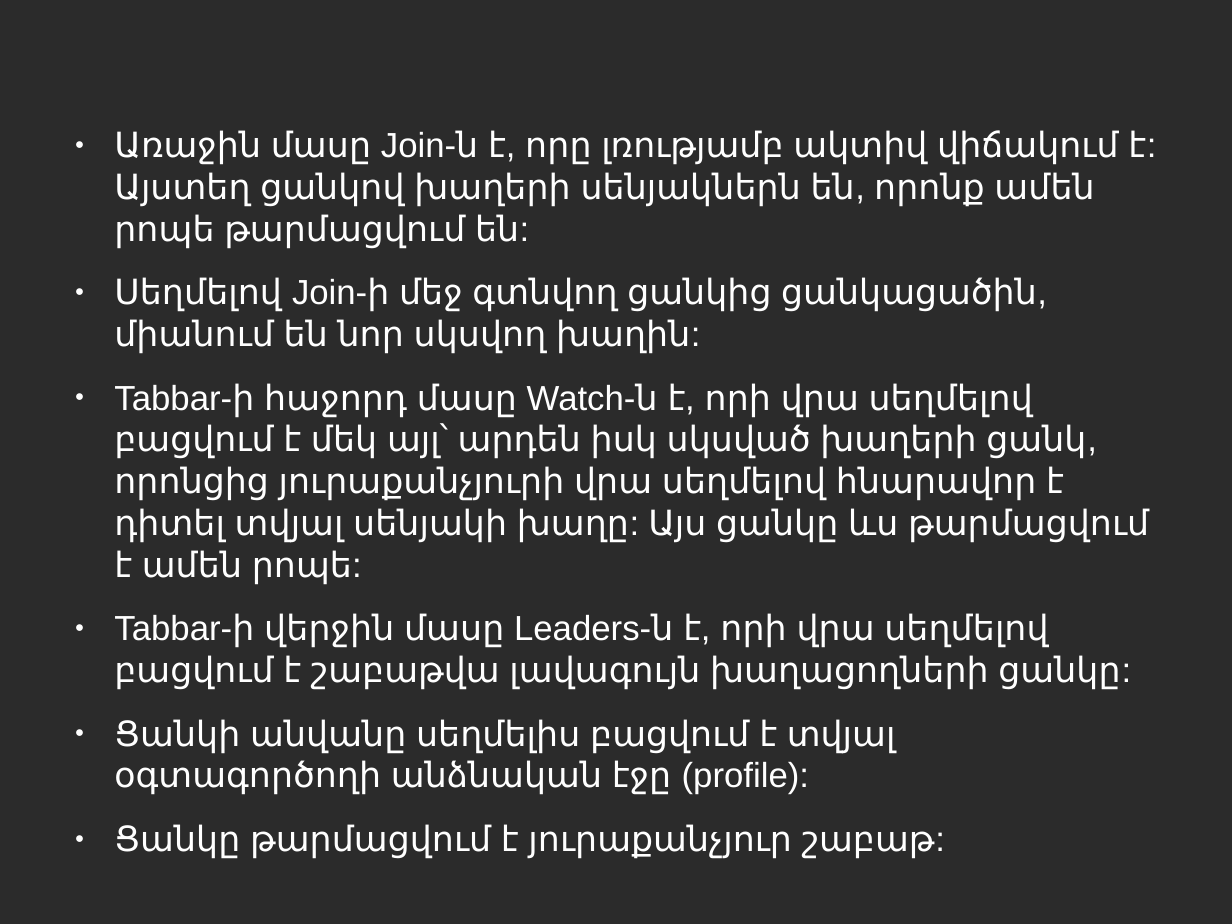
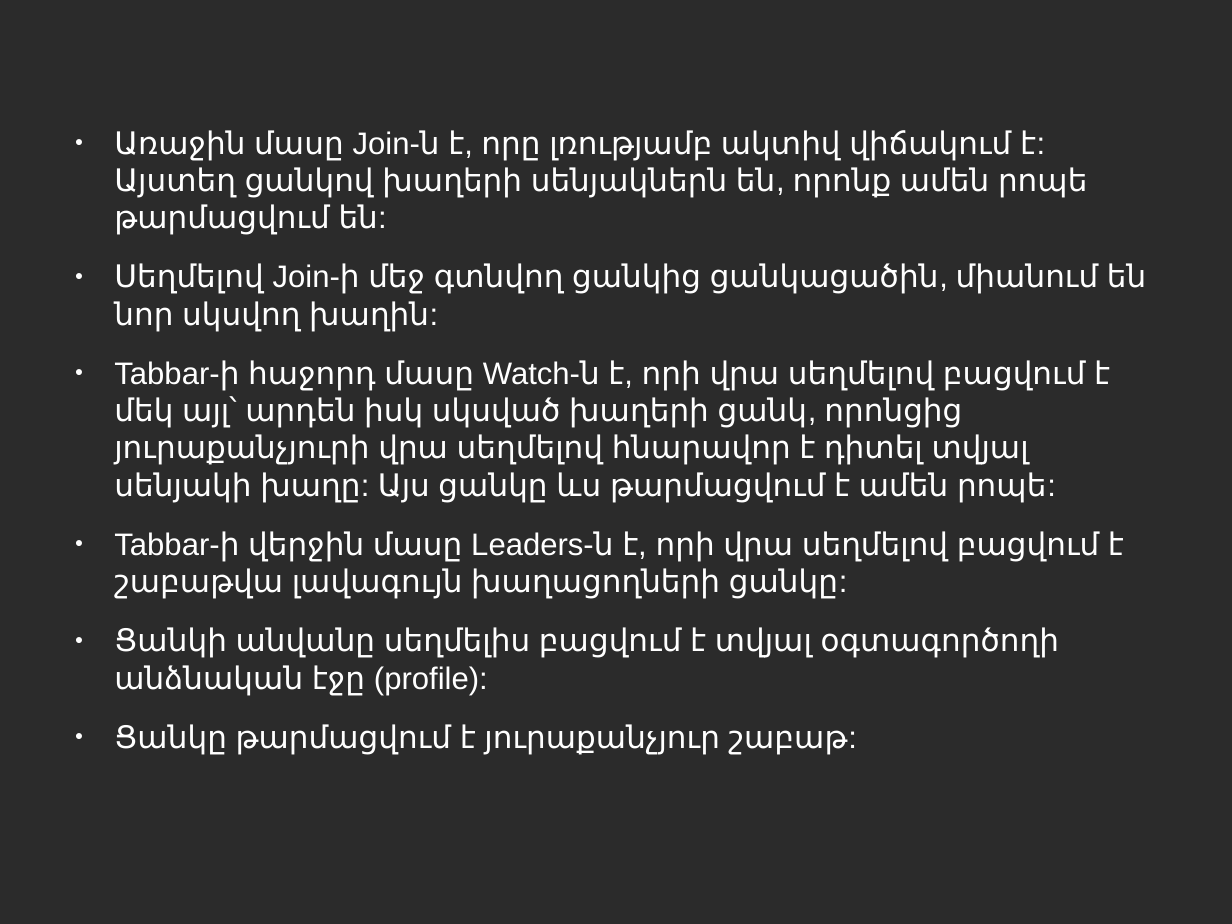
Before and after one commit to vanit-basic/instant_messenger, a slide deck: slide 14 of Documentation/Documentation.odp. Drawn at 1232x924 pixels with LibreOffice and Linux fonts; fonts in the diff are those of the drawing; background and template pictures are left out; a plain dark background stands for a picture behind light text. Boxes give left, top, right and bottom in pixels: in the first picture for what was removed or moved away, otherwise in the second. Text is boxed around its words. In the diff, an @@ line names an element or a change of style, - is before the commit and + after.

```diff
--- a/Documentation/Documentation.odp
+++ b/Documentation/Documentation.odp
@@ text "Առաջին մասը Join-ն է, որը ..." at box(114, 130, 1146, 755): size 22.4 to 20 pt @@
```
Also in this commit, not shown: 8 other slides changed.
